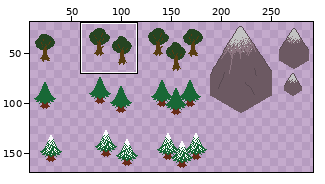
A sprite sheet gets an edit: data/sprites/feature.png. Above: a wide view before the commit, with the close-up outlined.
Close-up. Earlier state:
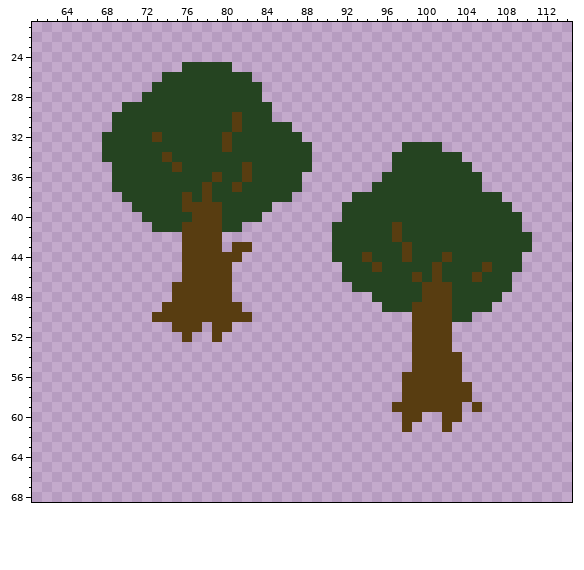
The file is 454x185 pixels. Shown: x 61..114, y 21..68. The wide view leaves out empty margins. The commit also changed other parts of the picture, which this record leaves out.
Once edited:
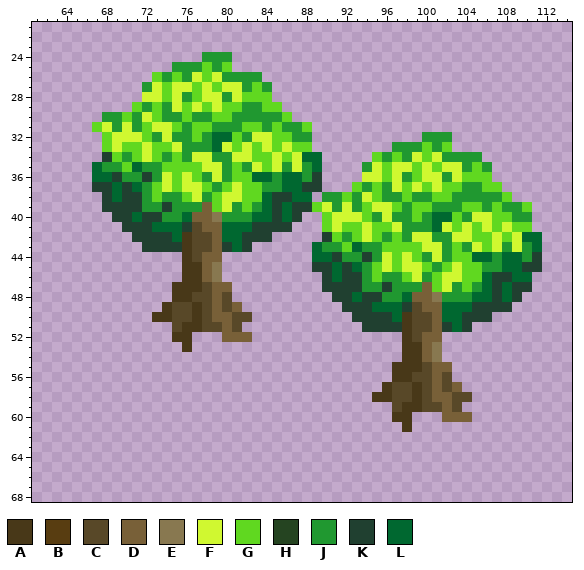
Palette (. is transparent): A #483818  B #583d11  C #584828  D #786038  E #887850  F #d0f830  G #60d820  H #254421  J #209830  K #204030  L #006830
The edit:
y 24: x 78..80 ... -> JJJ
y 25: x 75..80 .HHHHH -> JJJGJG
y 26: x 73..83 .HHHHHHHHH. -> GJGJFGFJJJJ
y 27: x 72..84 .HHHHHHHHHHH. -> JFGFFGFGFFJGJ
y 28: x 72..84 HHHHHHHHHHHH. -> FFGFJGFFJFGGG
y 29: x 70..85 HHHHHHHHHHHHHHH. -> .GJGJFGFGFGGJJGG
y 30: x 68..86 .HHHHHHHHHHHHBHHH.. -> JJGJFGJJGJJGGJJJJJG
y 31: x 67..88 ..HHHHHHHHHHHHBHHHHH.. -> GFJFJGFFGJGGJJJGGJGJJG
y 32: x 68..88 HHHHHBHHHHHHBHHHHHHH. -> GFFFGJFJJGJLLGJFFGGJJ; x 100..102 ... -> JJJ
y 33: x 68..88 HHHHHHHHHHHHBHHHHHHHH -> GFGGFGGFJJJLFGFGFGFGG; x 97..102 .HHHH. -> JJJGJG
y 34: x 68..89 HHHHHHBHHHHHHHHHHHHHH. -> KGJGFGJGJFFJJFFGGFGFLL; x 95..105 ..HHHHHHH.. -> GJGJFGFJJJJ
y 35: x 67..89 ..HHHHHHBHHHHHHBHHHHHH. -> LJJGLJJGGGGFFJGJFGFJFJL; x 94..106 ...HHHHHHHH.. -> JFGFFGFGFFJGJ
y 36: x 67..89 ..HHHHHHHHHHBHHBHHHHH.. -> LLKJJKJFGFGJFJGGLLJLLJK; x 94..106 ..HHHHHHHHHH. -> FFGFJGFFJFGGG
y 37: x 67..89 ..HHHHHHHHHBHHBHHHHHH.. -> KKLKLJGFGFFGJGFGGJJLLKK; x 93..107 ..HHHHHHHHHHH.. -> GJGJFGFGFGGJJGG
y 38: x 68..88 ..HHHHHHBHBHHHHHHHH.. -> KLKKJGJJGFJGFFGGLKKLL; x 90..108 ...HHHHHHHHHHHHHHH. -> JJGJFGJJGJJGGJJJJJG
y 39: x 68..110 ...HHHHHBBBBHHHHH.......HHHHHHHHHHHHHHHHH.. -> KKKKJJKJJJDGFJGJLKLKKGFJFJGFFGJGGJJJGGJGJJG
y 40: x 69..87 ...HHHHHBBBHHHH.... -> KKLKKJJLDDEJJJLLKLK; x 90..110 ..HHHHHHHHHHHHHHHHHH. -> GFFFGJFJJGJLLGJFFGGJJ
y 41: x 70..86 ...HHHBBBBHH..... -> KKKLLLKCDDLLLKKKK; x 90..110 .HHHHHHBHHHHHHHHHHHH. -> GFGGFGGFJJJLFGFGFGFGG
y 42: x 71..84 .....BBBB..... -> KKKKLACCDLLKKK; x 90..111 .HHHHHHBHHHHHHHHHHHHH. -> KGJGFGJGJFFJJFFGGFGFLL
y 43: x 72..82 ....BBBB.BB -> KKKKACCDKLK; x 89..111 ..HHHHHHHBHHHHHHHHHHHH. -> LJJGLJJGGGGFFJGJFGFJFJL
y 44: x 76..81 BBBBBB -> ACDD..; x 89..111 ..HHHBHHHBHHHBHHHHHHH.. -> LLKJJKJFGFGJFJGGLLJLLJK
y 45: x 76..80 BBBBB -> AADE.; x 89..111 ...HHHBHHHHHBHHHHBHHH.. -> KKLKLJGFGFFGJGFGGJJLLKK
y 46: x 76..80 BBBBB -> AADE.; x 90..110 ..HHHHHHHBHBHHHBHHH.. -> KLKKJGJJGFJGFFGGLKKLL
y 47: x 75..80 BBBBBB -> AAACDD; x 90..110 ...HHHHHHHBBBHHHHHH.. -> KKKKJJKJJJDGFJGJLKLKK
y 48: x 75..80 BBBBBB -> AACCDC; x 91..109 ....HHHHHBBBHHHHH.. -> KKLKKJJLDDEJJJLLKLK
y 49: x 74..81 BBBBBBBB -> ACCACDCD; x 92..108 ....HHHBBBBHHHH.. -> KKKLLLKCDDLLLKKKK
y 50: x 73..82 BBBBBBBBBB -> AACCACDDCC; x 93..106 ......BBBBHH.. -> KKKKLACCDLLKKK
y 51: x 75..81 BBB.BB. -> CAACCDC; x 94..104 .....BBBB.. -> KKKKACCDKLK
y 52: x 75..76 .B -> AA; x 79..82 B... -> .DDD; x 98..102 .BBBB -> ACDD.
y 53: x 76 . -> A; x 98..102 .BBBB -> AADE.
y 54: x 98..103 .BBBBB -> AADE..
y 55: x 97..103 ..BBBBB -> AAACDD.
y 56: x 97..103 .BBBBBB -> AACCDC.
y 57: x 96..104 ..BBBBBBB -> ACCACDCD.
y 58: x 95..104 ...BBBBBBB -> AACCACDDCC
y 59: x 97..103 BBBBBBB -> CAACCDC; x 105 B -> .
y 60: x 97..99 .BB -> AA.; x 102..104 BB. -> DDD
y 61: x 98 B -> A; x 102 B -> .
